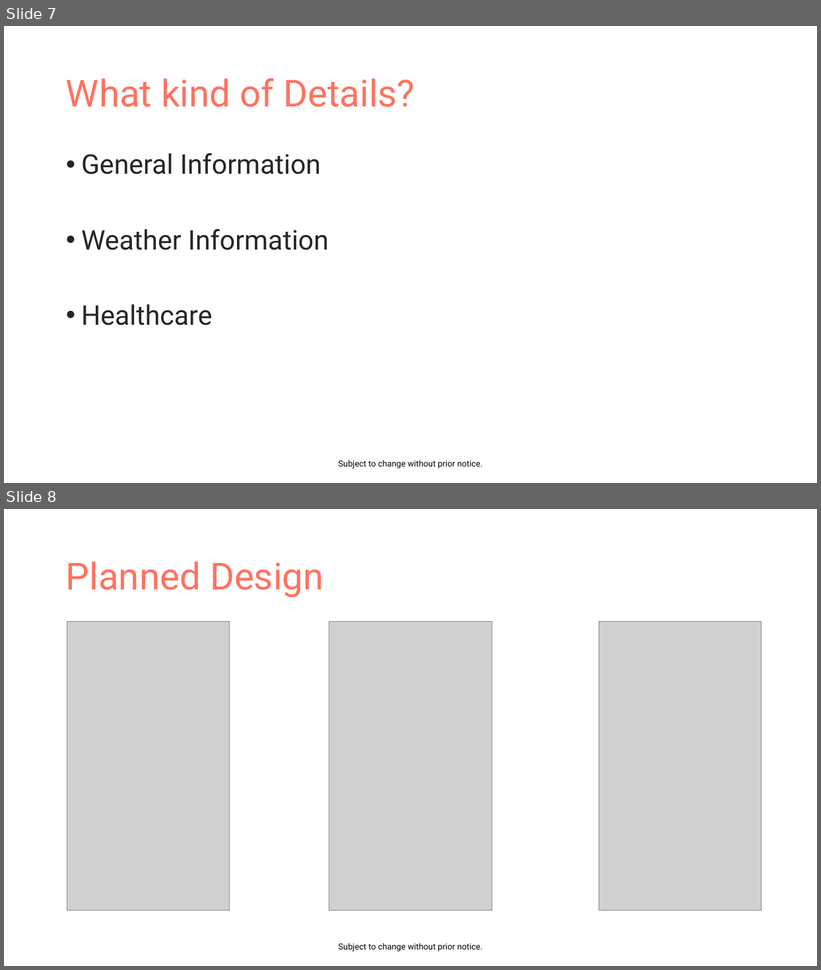
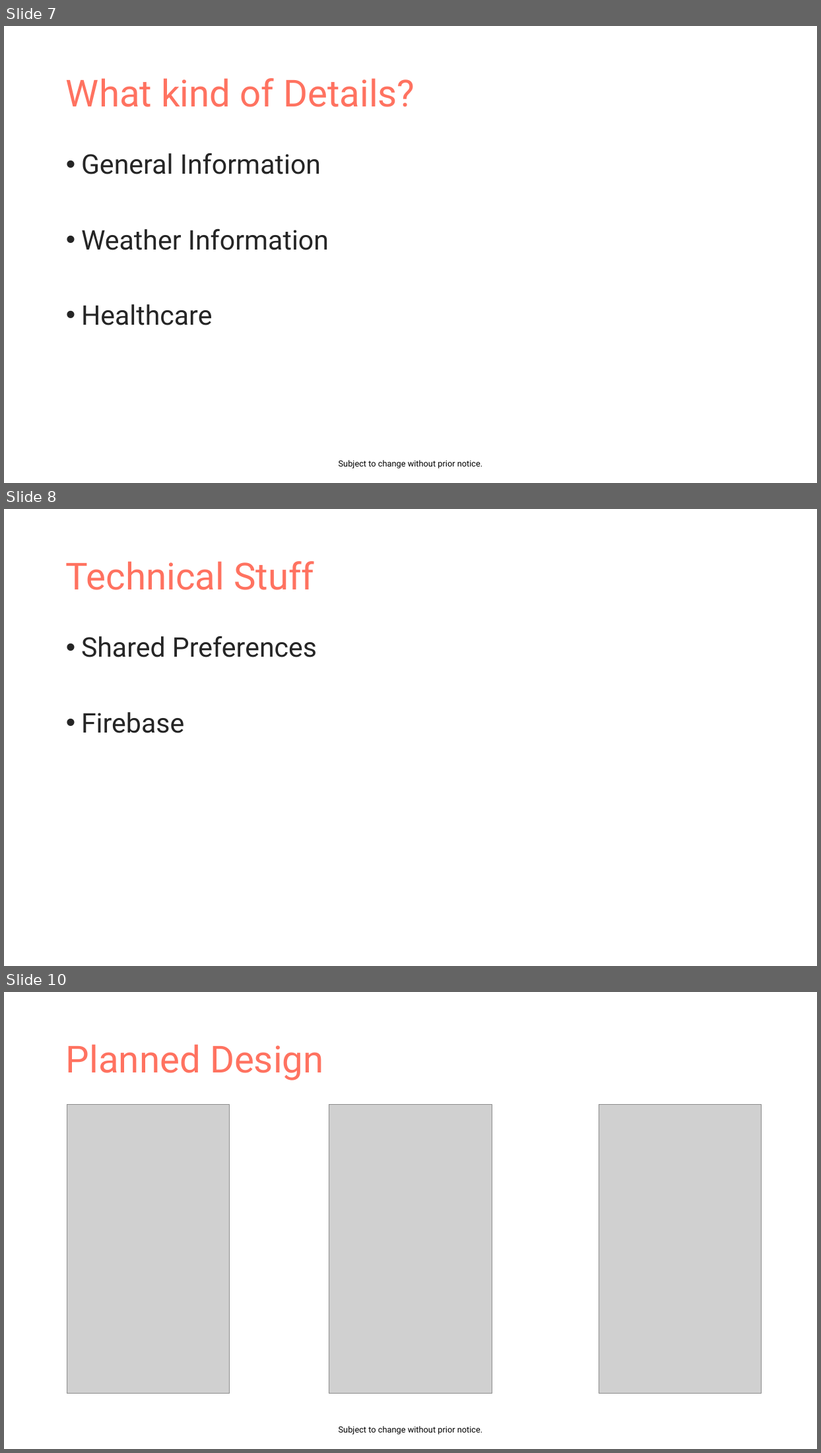
Before and after one commit to EvaJobst/MobileSports, a slide deck: Mountaineer.pptx. Shown one above the other, each under a label of ours: slides 7 and 8 before the commit, slides 7, 8 and 10 after it; the slides between them are not shown. The pictures are 821x970 and 821x1453 pixels, drawn with LibreOffice and Linux fonts; fonts in the diff are those of the drawing; grey boxes stand for pictures. Boxes give left, top, right and bottom in pixels: in the first picture for what was removed or moved away, otherwise in the second. Text is boxed around its words. In the diff, an @@ line names an element or a change of style, - is before the commit and + after.

```diff
--- a/Mountaineer.pptx
+++ b/Mountaineer.pptx
@@ slide 8 added at [4,509,817,966], background #FFFFFF @@
@@ title added at [66,561,314,590], 44 pt, text #FF7260 @@
+Technical Stuff
@@ text added at [81,636,317,733], 32 pt, text #252525 @@
+• Shared Preferences
+• Firebase
@@ what was slide 8 is now slide 10 @@
```
Also in this commit, not shown: 2 slides changed, 1 other slide added.
